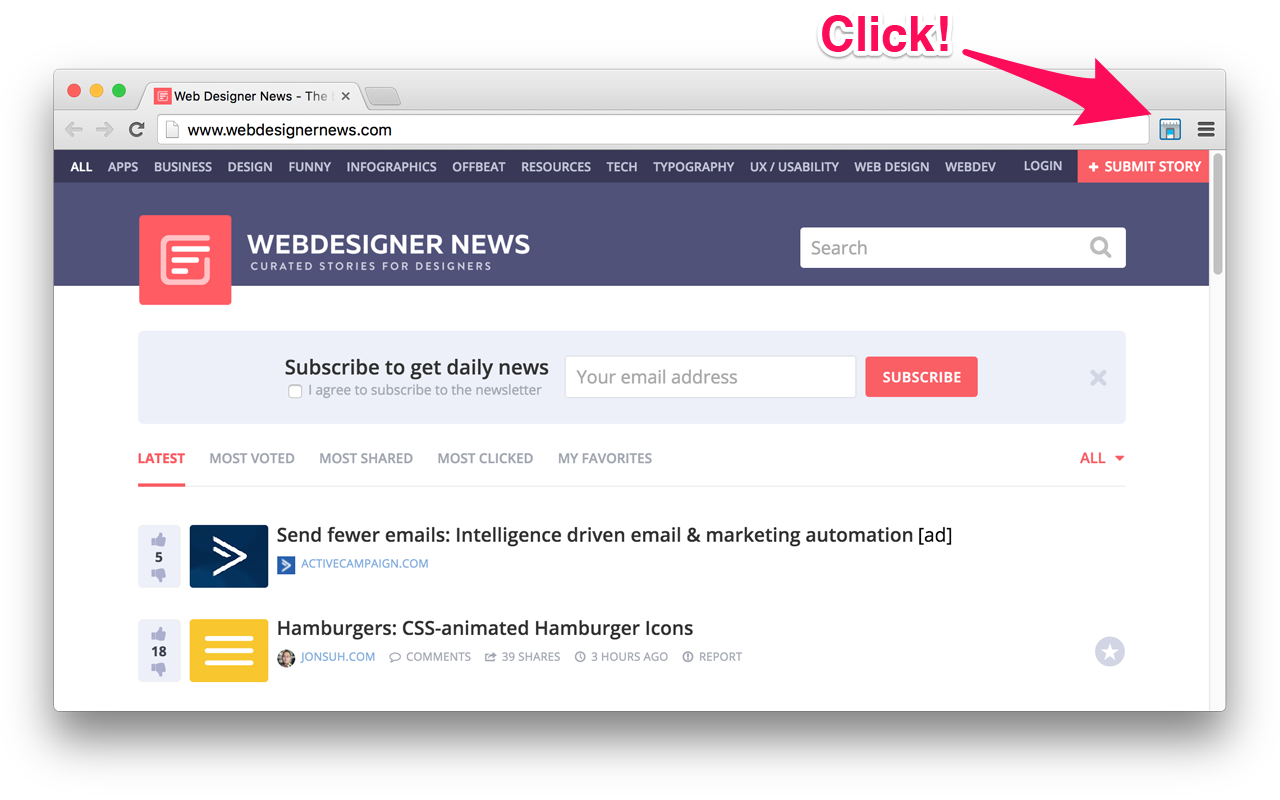
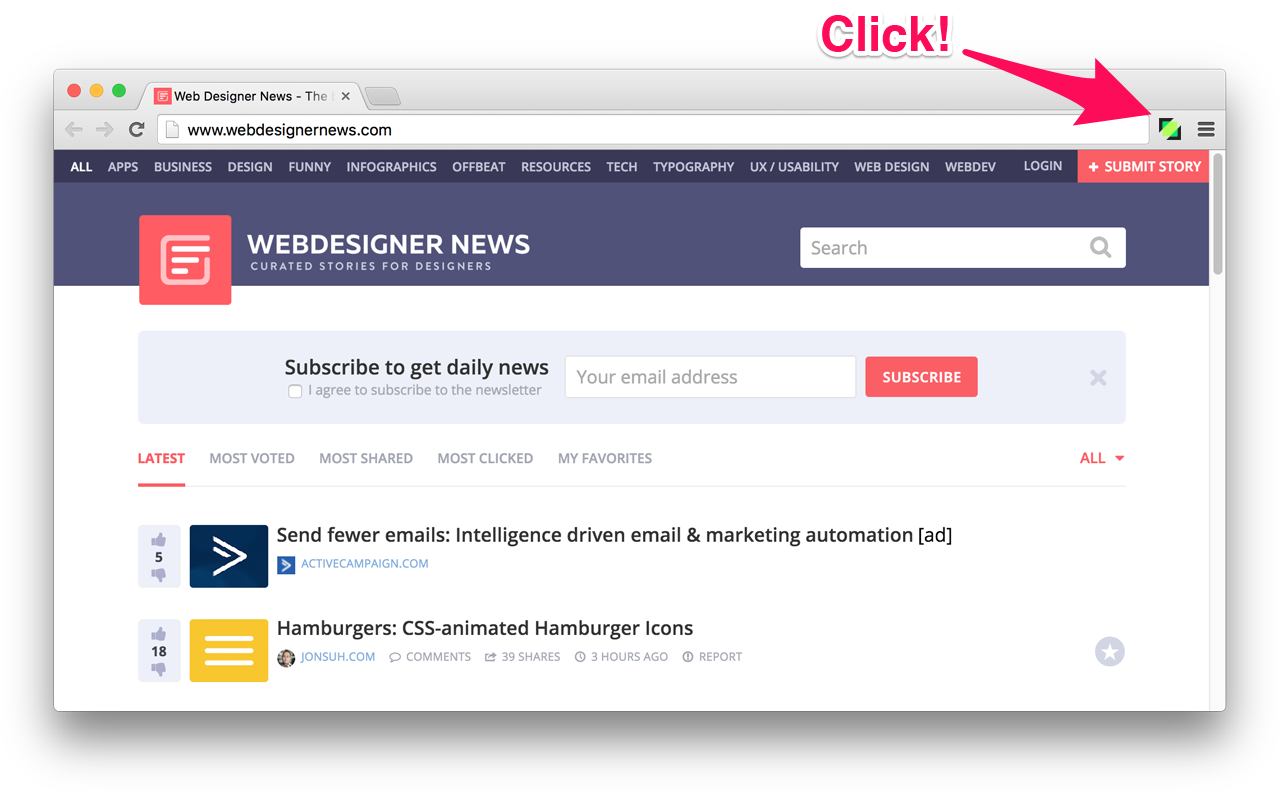
Layers edited between the first and the second 1280x800 image:
added layer "resizer_dark" above "shot 1" over [1159, 118, 1181, 140]
moved "shot 1" above "shot 2" over [1156, 117, 1194, 143]
painted on "Calque 1" over [1156, 117, 1194, 143]
